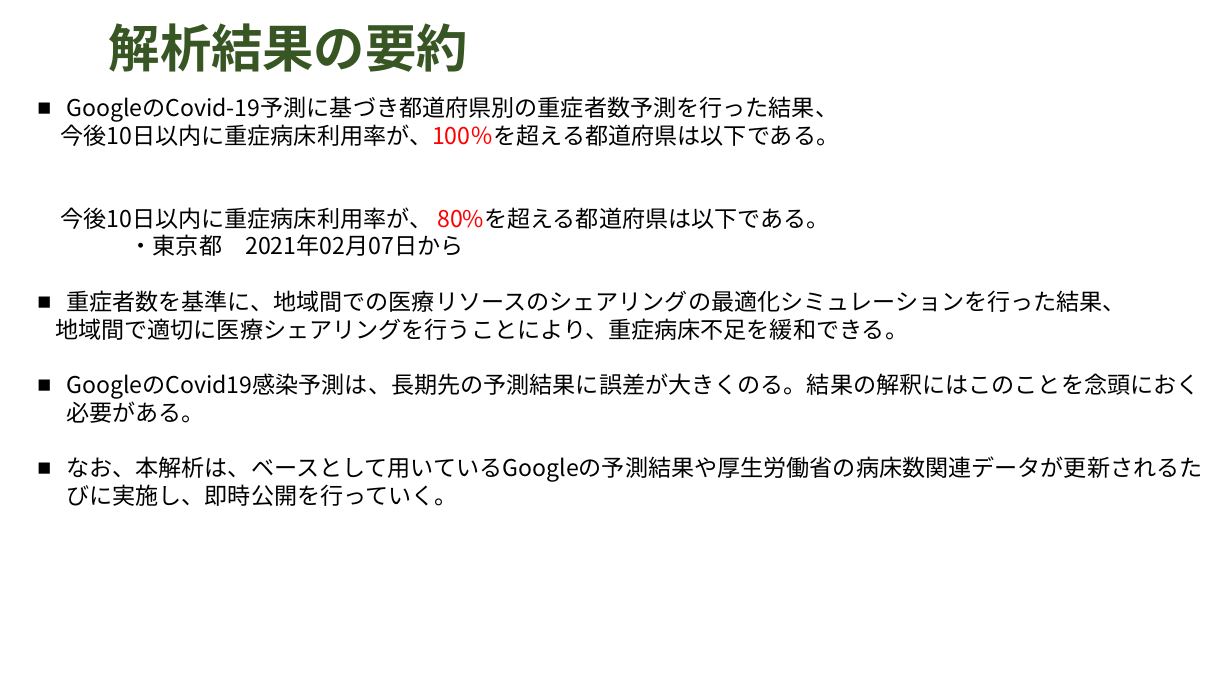
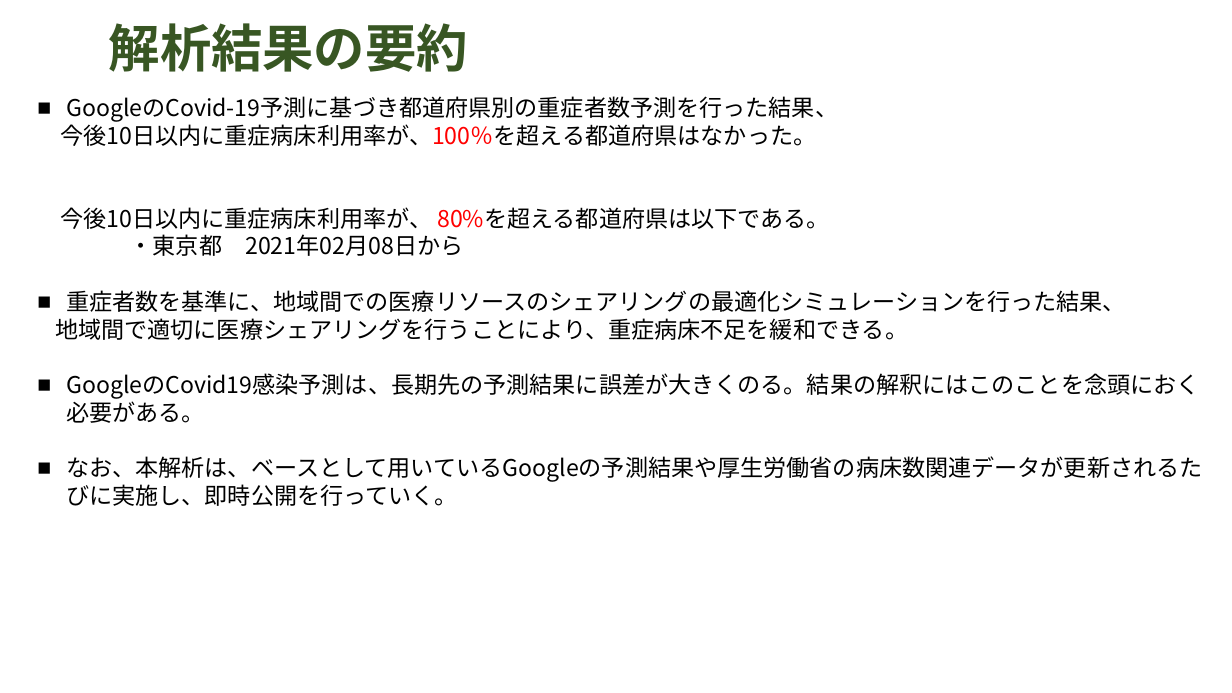
Before and after one commit to clinfo/2021_Patients_Transport, a slide deck: slide 3 of slide/0207_COVID-19_MedSharing.pptx. Drawn at 1232x693 pixels with LibreOffice and Linux fonts; fonts in the diff are those of the drawing. Boxes give left, top, right and bottom in pixels: in the first picture for what was removed or moved away, otherwise in the second. Text is boxed around its words. In the diff, an @@ line names an element or a change of style, - is before the commit and + after.

Commit message:
modified slide

```diff
--- a/slide/0207_COVID-19_MedSharing.pptx
+++ b/slide/0207_COVID-19_MedSharing.pptx
@@ text at <box>60,120,816,146</box>: text changed @@
-今後10日以内に重症病床利用率が、100％を超える都道府県は以下である。
+今後10日以内に重症病床利用率が、100％を超える都道府県はなかった。
@@ text at <box>130,234,463,256</box>: text changed @@
-・東京都 2021年02月07日から
+・東京都 2021年02月08日から
```
Also in this commit, not shown: 1 other file.
